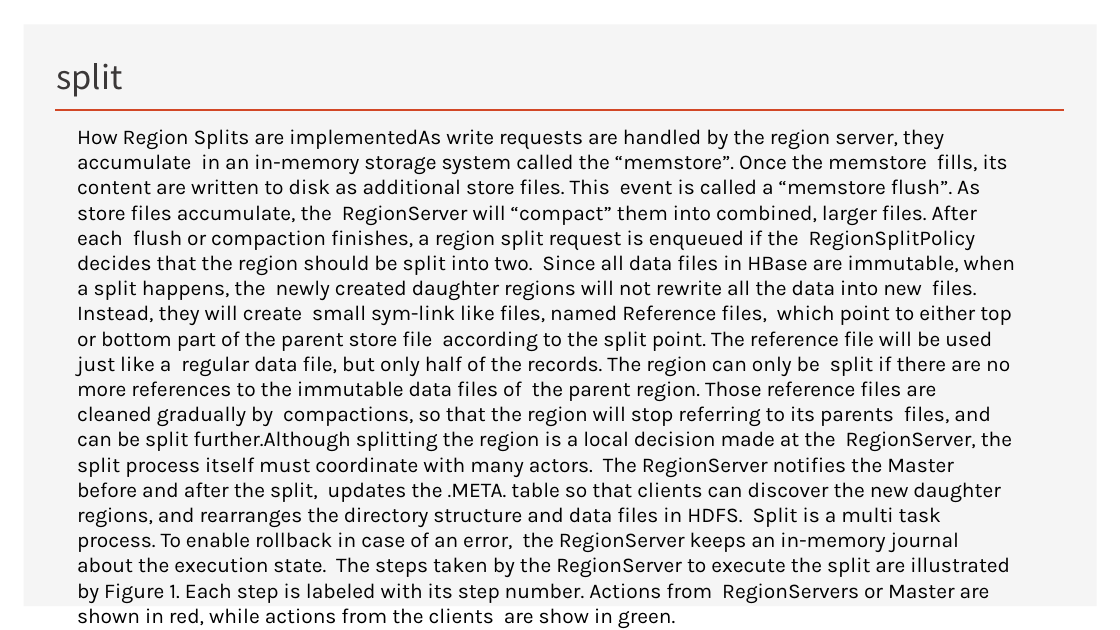
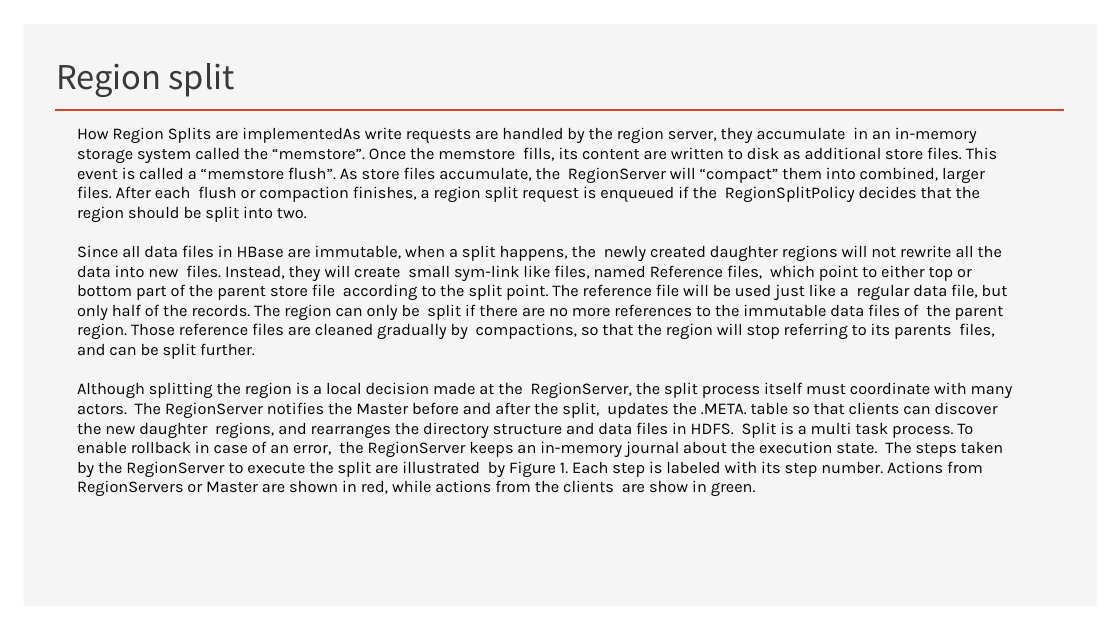
Before and after one commit to Zhangwusheng/Zhangwusheng.github.io, a slide deck: slide 50 of _posts/Hbase基本原理副本.pptx (slide 51 before the commit). Drawn at 1120x630 pixels with LibreOffice and Linux fonts; fonts in the diff are those of the drawing. Boxes give left, top, right and bottom in pixels: in the first picture for what was removed or moved away, otherwise in the second. Text is boxed around its words. In the diff, an @@ line names an element or a change of style, - is before the commit and + after.

Commit message:
add

```diff
--- a/_posts/Hbase基本原理副本.pptx
+++ b/_posts/Hbase基本原理副本.pptx
@@ title at [56,63,235,97]: text changed @@
-split
+Region split
@@ text at [77,127,1013,496]: text changed; size 18 to 14 pt @@
-How Region Splits are implementedAs write requests are handled by the region server, they accumulate in an in-memory storage system called the “memstore”. Once the memstore fills, its content are written to disk as additional store files. This event is called a “memstore flush”. As store files accumulate, the RegionServer will “compact” them into combined, larger files. After each flush or compaction finishes, a region split request is enqueued if the RegionSplitPolicy decides that the region should be split into two. Since all data files in HBase are immutable, when a split happens, the newly created daughter regions will not rewrite all the data into new files. Instead, they will create small sym-link like files, named Reference files, which point to either top or bottom part of the parent store file according to the split point. The reference file will be used just like a regular data file, but only half of the records. The region can only be split if there are no more references to the immutable data files of the parent region. Those reference files are cleaned gradually by compactions, so that the region will stop referring to its parents files, and can be split further.Although splitting the region is a local decision made at the RegionServer, the split process itself must coordinate with many actors. The RegionServer notifies the Master before and after the split, updates the .META. table so that clients can discover the new daughter regions, and rearranges the directory structure and data files in HDFS. Split is a multi task process. To enable rollback in case of an error, the RegionServer keeps an in-memory journal about the execution state. The steps taken by the RegionServer to execute the split are illustrated by Figure 1. Each step is labeled with its step number. Actions from RegionServers or Master are shown in red, while actions from the clients are show in green.
+How Region Splits are implementedAs write requests are handled by the region server, they accumulate in an in-memory storage system called the “memstore”. Once the memstore fills, its content are written to disk as additional store files. This event is called a “memstore flush”. As store files accumulate, the RegionServer will “compact” them into combined, larger files. After each flush or compaction finishes, a region split request is enqueued if the RegionSplitPolicy decides that the region should be split into two.
+Since all data files in HBase are immutable, when a split happens, the newly created daughter regions will not rewrite all the data into new files. Instead, they will create small sym-link like files, named Reference files, which point to either top or bottom part of the parent store file according to the split point. The reference file will be used just like a regular data file, but only half of the records. The region can only be split if there are no more references to the immutable data files of the parent region. Those reference files are cleaned gradually by compactions, so that the region will stop referring to its parents files, and can be split further.
+Although splitting the region is a local decision made at the RegionServer, the split process itself must coordinate with many actors. The RegionServer notifies the Master before and after the split, updates the .META. table so that clients can discover the new daughter regions, and rearranges the directory structure and data files in HDFS. Split is a multi task process. To enable rollback in case of an error, the RegionServer keeps an in-memory journal about the execution state. The steps taken by the RegionServer to execute the split are illustrated by Figure 1. Each step is labeled with its step number. Actions from RegionServers or Master are shown in red, while actions from the clients are show in green.
```
Also in this commit, not shown: 18 other slides changed, 3 slides removed.
